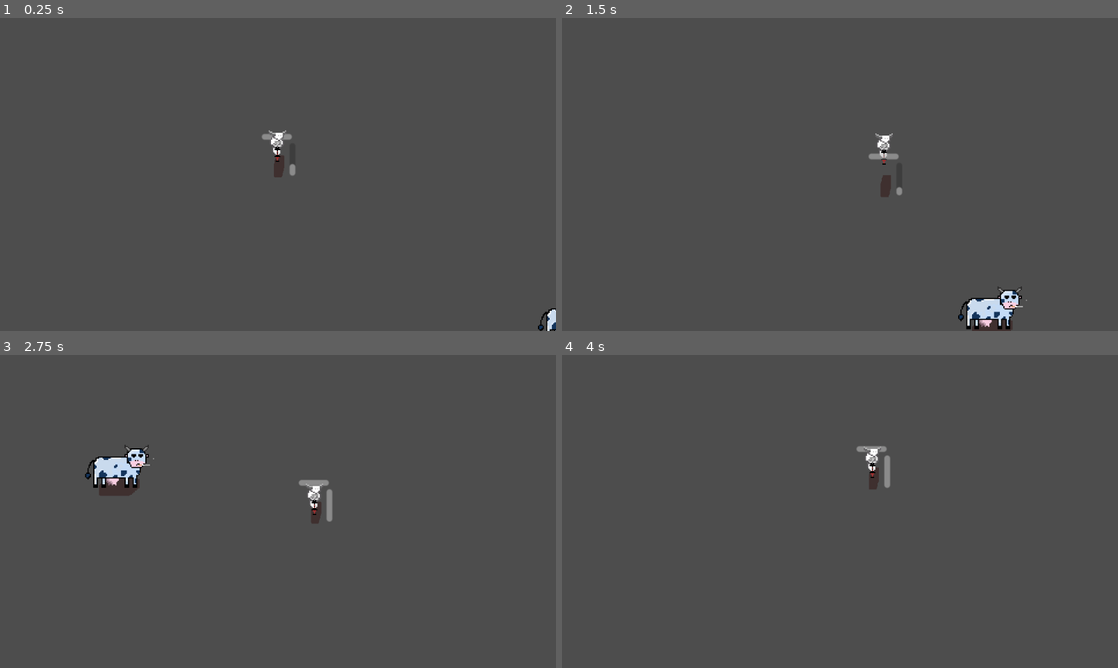
Above: before the commit, frames 1-4 (two rows, left to right).
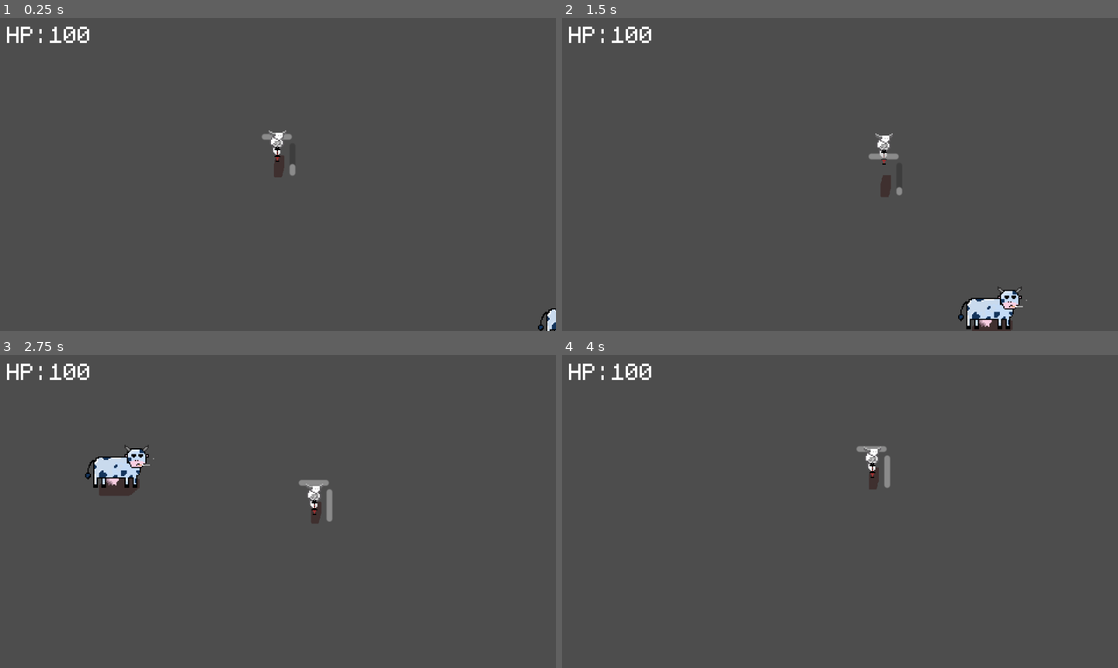
Above: after the commit, the same moments.

Repository: NDJia/tojam2025
Game: Godot game, scene res://Scenes/main/main.tscn
Same seed, same stepped clock (60 frames per second), same inputs: the game is played once before the commit and once after it.
Inputs:
- Up to frame 1 (0.25 s): no input
- Up to frame 2 (1.5 s): hold D (Right) 0.53-1.28 s; tap Space (Dash) at 0.6, 1.35 s; hold S (Down) from 1.28 s (still down)
- Up to frame 3 (2.75 s): release S (Down) at 2.03 s; hold D (Right) from 2.03 s (still down); tap Space (Dash) at 2.1 s
- Up to frame 4 (4 s): release D (Right) at 2.78 s; hold W (Up) 2.78-3.53 s; tap Space (Dash) at 2.85, 3.6 s; hold A (Left) from 3.53 s (still down)

The runs differ from the first frame. In frame 1, 0.3% of the frame differs, in the area x 1-17%, y 2-8%; in frame 2, 0.3%; in frame 3, 0.3%; in frame 4, 0.3%.

Commit message:
added HUD object to game node tree

Diff:
--- /dev/null
+++ b/Scenes/hud.tscn
@@ -0,0 +1,21 @@
+[gd_scene load_steps=2 format=3 uid="uid://b5wog7x507abq"]
+
+[ext_resource type="Script" uid="uid://5u80v8ppeimo" path="res://Scripts/hud.gd" id="1_e0onf"]
+
+[node name="HUD" type="CanvasLayer"]
+script = ExtResource("1_e0onf")
+
+[node name="Health" type="Label" parent="."]
+offset_left = 86.0
+offset_right = 285.0
+offset_bottom = 51.0
+theme_override_font_sizes/font_size = 64
+text = "100"
+autowrap_mode = 2
+
+[node name="HPInfo" type="Label" parent="."]
+offset_left = 12.0
+offset_right = 84.0
+offset_bottom = 51.0
+theme_override_font_sizes/font_size = 64
+text = "HP:"
--- a/Scenes/main/game.tscn
+++ b/Scenes/main/game.tscn
@@ -1,9 +1,10 @@
-[gd_scene load_steps=6 format=3 uid="uid://m3w3wy2ctq27"]
+[gd_scene load_steps=7 format=3 uid="uid://m3w3wy2ctq27"]
 
 [ext_resource type="PackedScene" uid="uid://lijg8xjgo2gs" path="res://Scenes/main/player.tscn" id="1_80i0f"]
 [ext_resource type="PackedScene" uid="uid://dx3nmw304muta" path="res://Scenes/main/map_floor.tscn" id="1_duhwf"]
 [ext_resource type="PackedScene" uid="uid://behop5phl7ltg" path="res://Scenes/main/map_prop.tscn" id="2_y2epo"]
 [ext_resource type="PackedScene" uid="uid://yc6d0anpe5kp" path="res://Scenes/basic_enemy.tscn" id="3_ywlg3"]
+[ext_resource type="PackedScene" uid="uid://b5wog7x507abq" path="res://Scenes/hud.tscn" id="5_y2epo"]
 
 [sub_resource type="TileSet" id="TileSet_uj3lb"]
 physics_layer_0/collision_layer = 1
@@ -27,3 +28,5 @@
 texture_filter = 1
 tile_set = SubResource("TileSet_uj3lb")
 metadata/_edit_lock_ = true
+
+[node name="HUD" parent="." instance=ExtResource("5_y2epo")]
--- /dev/null
+++ b/Scripts/hud.gd
@@ -0,0 +1,9 @@
+extends CanvasLayer
+
+var player
+
+func _ready():
+	player = get_node("../Player")
+
+func _process(_dt):
+	$Health.text = str(int(player.health))
Not shown, added: Scripts/hud.gd.uid
